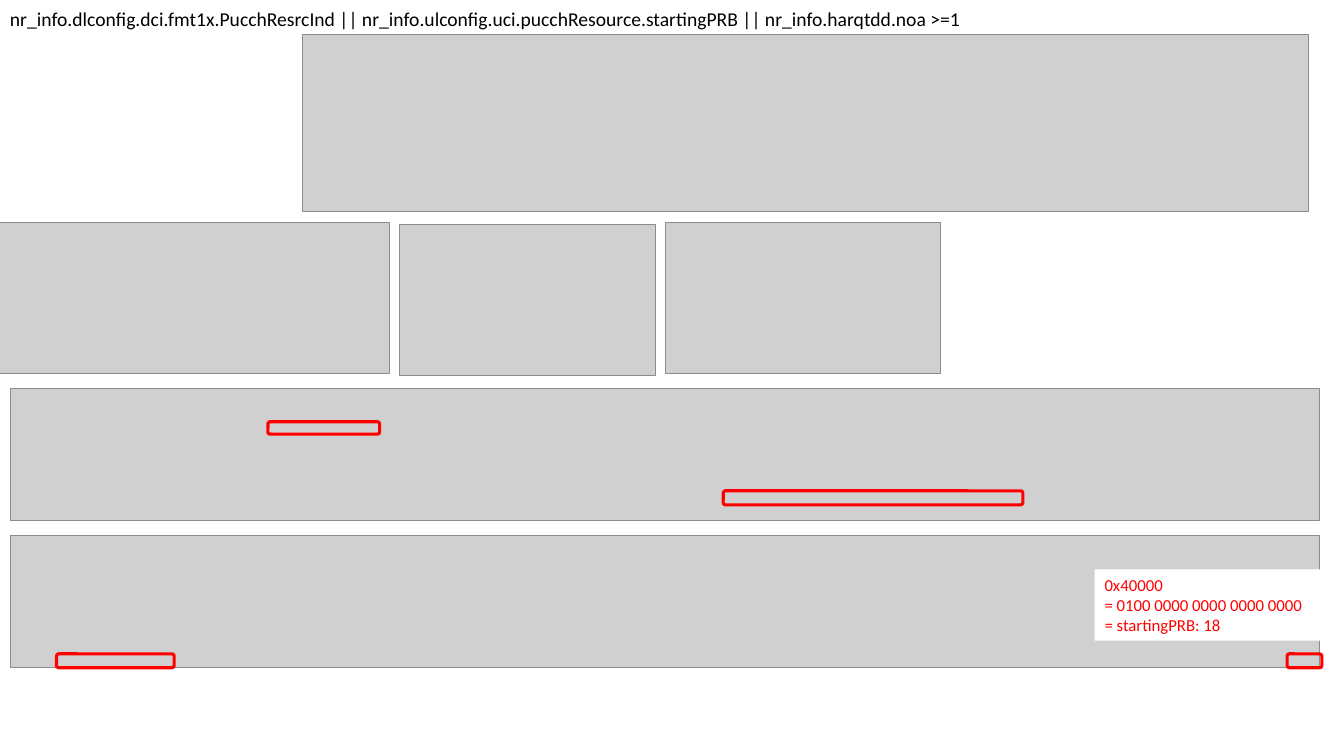
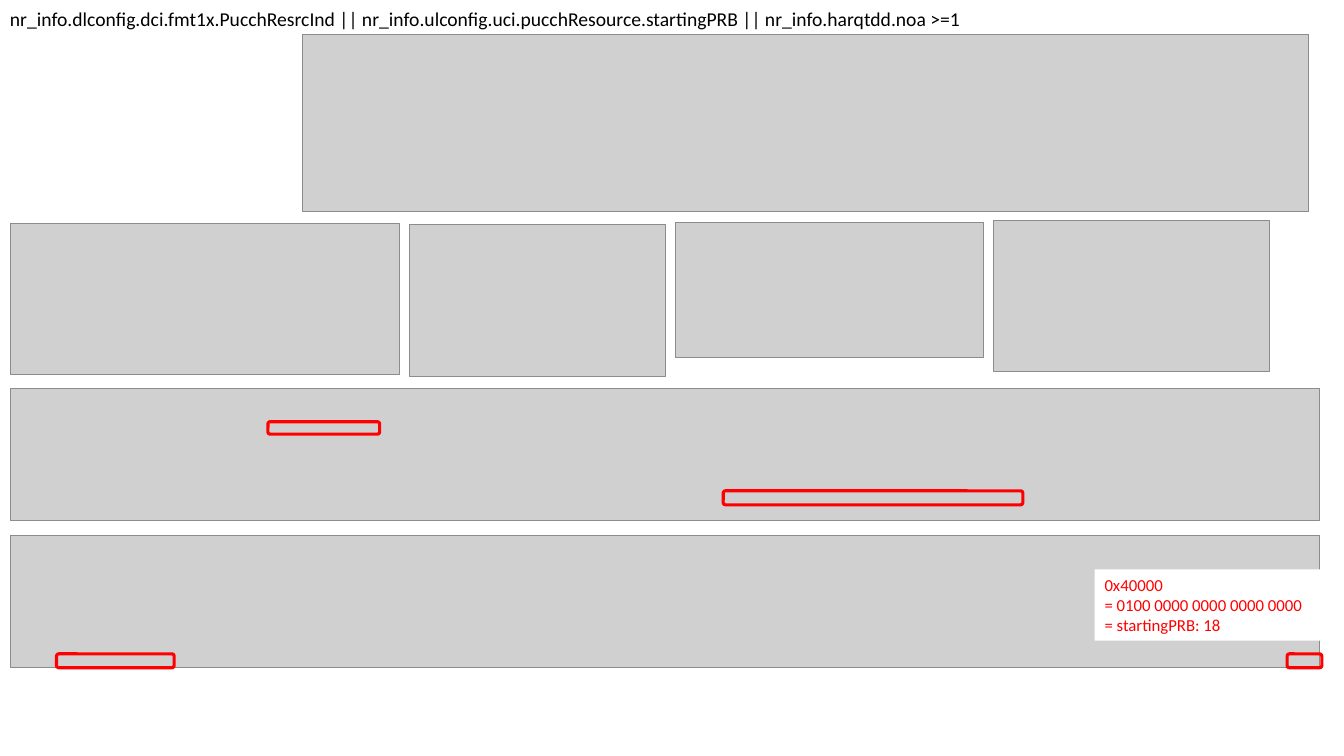
Before and after one commit to dustinchen26/PUCCH, a slide deck: slide 4 of pucch_fmt0(note3) 20240527.pptx. Drawn at 1344x756 pixels with LibreOffice and Linux fonts; fonts in the diff are those of the drawing; grey boxes stand for pictures. Boxes give left, top, right and bottom in pixels: in the first picture for what was removed or moved away, otherwise in the second. Text is boxed around its words. In the diff, an @@ line names an element or a change of style, - is before the commit and + after.

Commit message:
update ppt example

```diff
--- a/pucch_fmt0(note3) 20240527.pptx
+++ b/pucch_fmt0(note3) 20240527.pptx
@@ picture: place and size @@
-picture at [0, 223, 389, 374]
+picture at [10, 223, 399, 374]
@@ picture: place and size @@
-picture at [399, 225, 655, 376]
+picture at [409, 225, 665, 376]
@@ picture added at [676, 222, 984, 357] @@
@@ picture: place and size @@
-picture at [665, 223, 941, 374]
+picture at [994, 221, 1269, 372]
```
